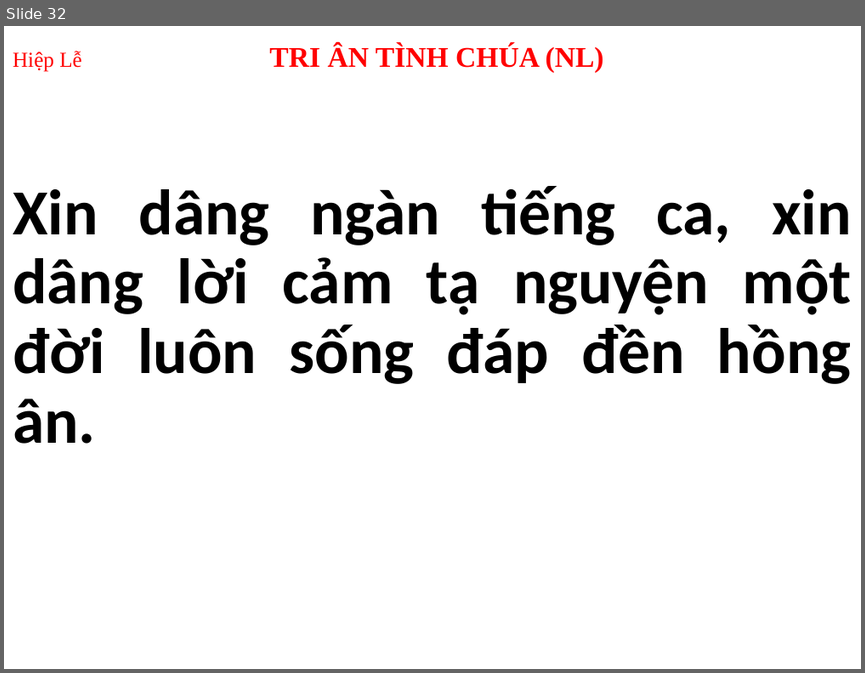
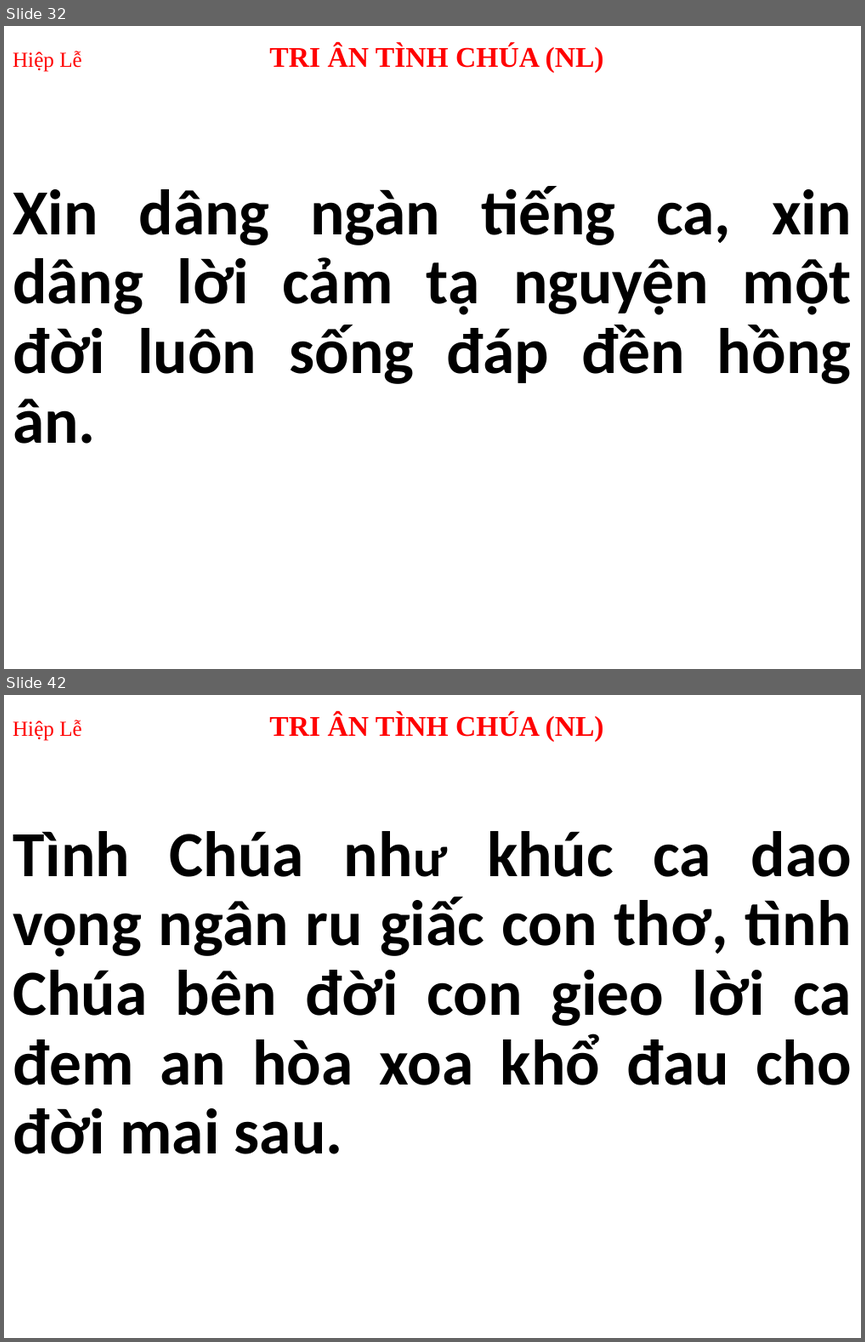
Before and after one commit to peteranh99/usb-songs, a slide deck: Thứ 3.pptx. Shown one above the other, each under a label of ours: slide 32 before the commit, slides 32 and 42 after it; the slides between them are not shown. The pictures are 865x673 and 865x1342 pixels, drawn with LibreOffice and Linux fonts; fonts in the diff are those of the drawing. Boxes give left, top, right and bottom in pixels: in the first picture for what was removed or moved away, otherwise in the second. Text is boxed around its words. In the diff, an @@ line names an element or a change of style, - is before the commit and + after.

```diff
--- a/Thứ 3.pptx
+++ b/Thứ 3.pptx
@@ slide 42 added at <box>4,695,861,1338</box>, background #FFFFFF @@
@@ title added at <box>12,713,604,741</box>, 24 pt, text #FF0000, bold @@
+Hiệp Lễ TRI ÂN TÌNH CHÚA (NL)
@@ subtitle added at <box>12,831,851,1154</box>, 54 pt, text #1F1F1F, bold @@
+Tình Chúa như khúc ca dao vọng ngân ru giấc con thơ, tình Chúa bên đời con gieo lời ca đem an hòa xoa khổ đau cho đời mai sau.
```
Also in this commit, not shown: 33 other slides changed, 11 other slides added, 2 other files.
